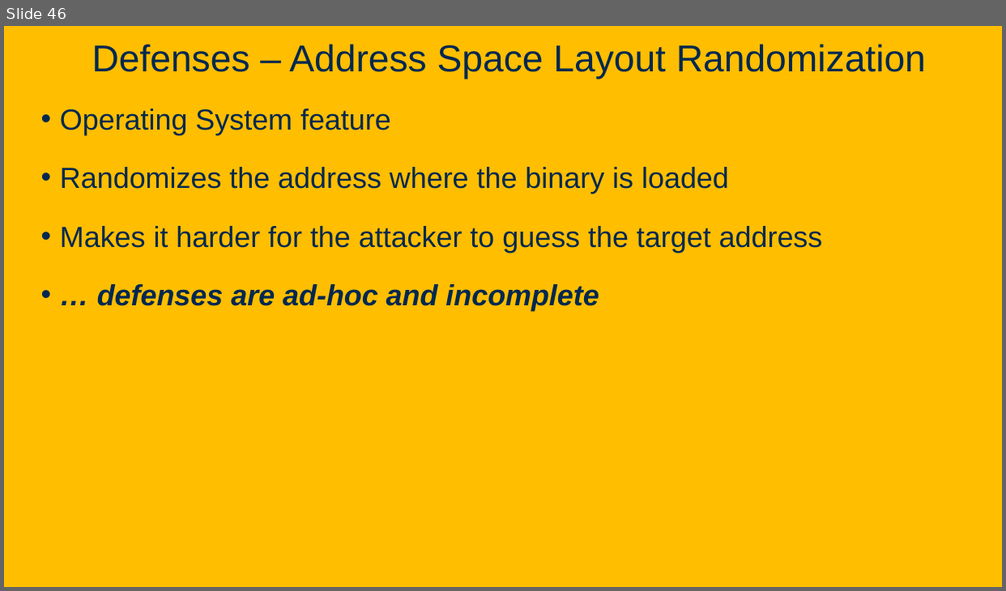
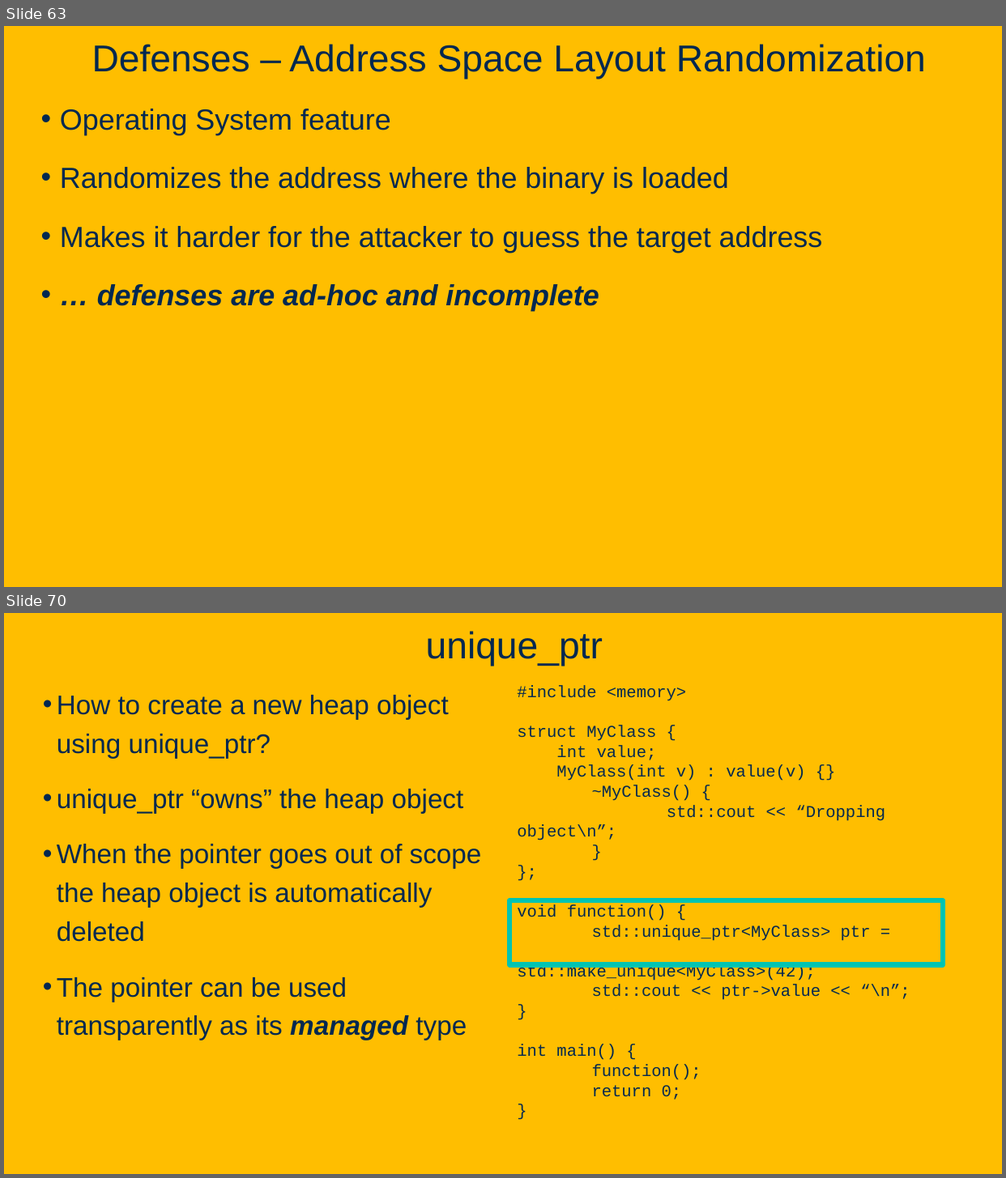
Before and after one commit to davsec-teaching/ECS160-Winter2025, a slide deck: slides/9_software_security.pptx. Shown one above the other, each under a label of ours: slide 46 before the commit, slides 63 and 70 after it; the slides between them are not shown. The pictures are 1006x591 and 1006x1178 pixels, drawn with LibreOffice and Linux fonts; fonts in the diff are those of the drawing; background and template pictures are left out. Boxes give left, top, right and bottom in pixels: in the first picture for what was removed or moved away, otherwise in the second. Text is boxed around its words. In the diff, an @@ line names an element or a change of style, - is before the commit and + after.

```diff
--- a/slides/9_software_security.pptx
+++ b/slides/9_software_security.pptx
@@ slide 70 added at (x1=4, y1=613, x2=1002, y2=1174), background picture (left out) @@
@@ title added at (x1=426, y1=631, x2=603, y2=666), 36 pt, text #022850 @@
+unique_ptr
@@ text added at (x1=517, y1=685, x2=910, y2=1100), 16 pt, text #022850 @@
+#include <memory>
+struct MyClass {
+int value;
+MyClass(int v) : value(v) {}
+~MyClass() {
+std::cout << “Dropping object\n”;
+}
+};
+void function() {
+std::unique_ptr<MyClass> ptr = std::make_unique<MyClass>(42);
+std::cout << ptr->value << “\n”;
+}
+int main() {
+function();
+return 0;
+}
@@ text added at (x1=57, y1=695, x2=482, y2=1041), 25.9 pt, text #022850 @@
+• How to create a new heap object using unique_ptr?
+• unique_ptr “owns” the heap object
+• When the pointer goes out of scope the heap object is automatically deleted
+• The pointer can be used transparently as its managed type
@@ rectangle added at (x1=509, y1=901, x2=943, y2=965), outline #00C4B2 4.75 pt @@
@@ what was slide 46 is now slide 63 @@
```
Also in this commit, not shown: 9 slides changed, 27 other slides added.
